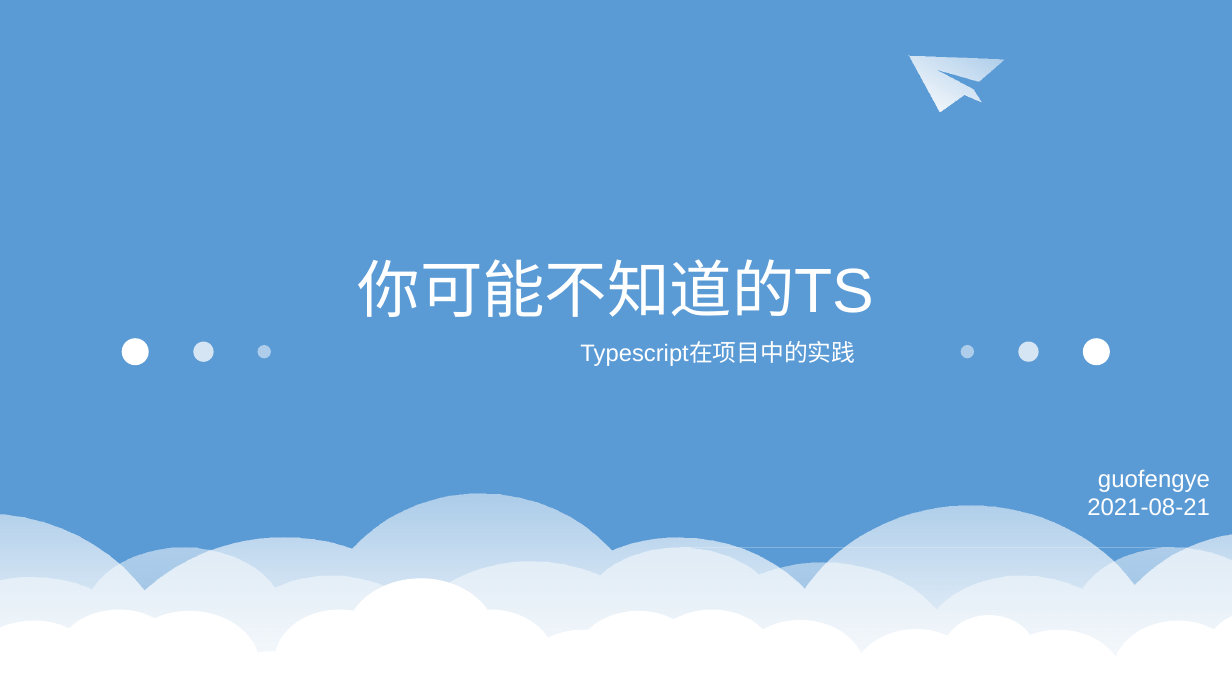
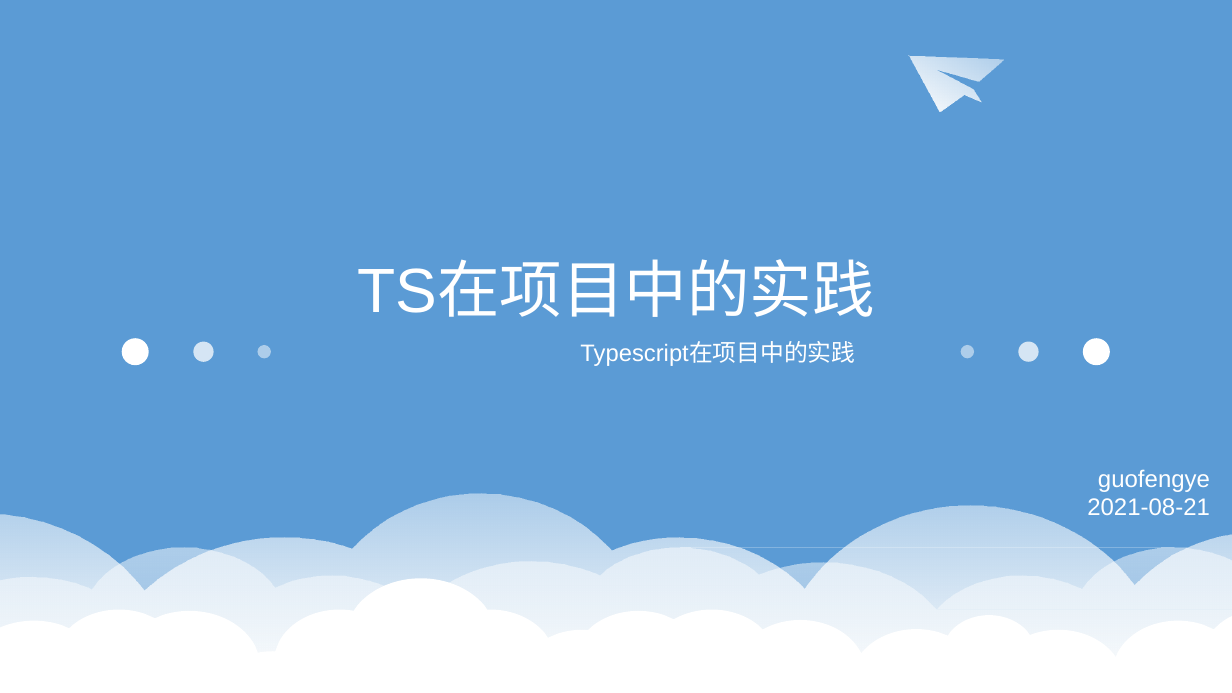
Before and after one commit to touchpillow/ts-demo, a slide deck: slide 1 of ts-分享.pptx. Drawn at 1232x693 pixels with LibreOffice and Linux fonts; fonts in the diff are those of the drawing. Boxes give left, top, right and bottom in pixels: in the first picture for what was removed or moved away, otherwise in the second. Text is boxed around its words. In the diff, an @@ line names an element or a change of style, - is before the commit and + after.

```diff
--- a/ts-分享.pptx
+++ b/ts-分享.pptx
@@ title at [358, 263, 875, 317]: text changed @@
-你可能不知道的TS
+TS在项目中的实践
```
Also in this commit, not shown: 7 other slides changed, 1 slide added, 7 other files.
